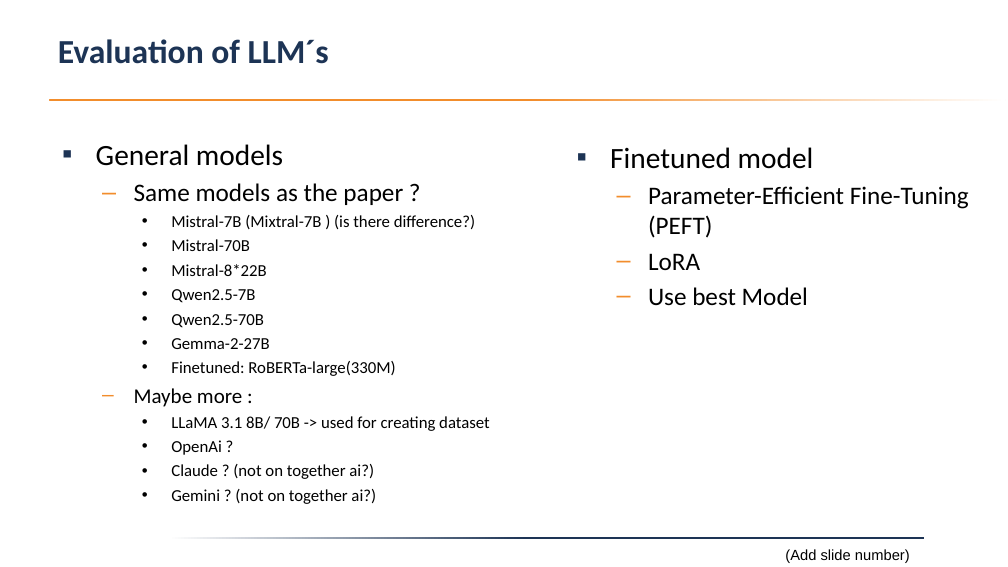
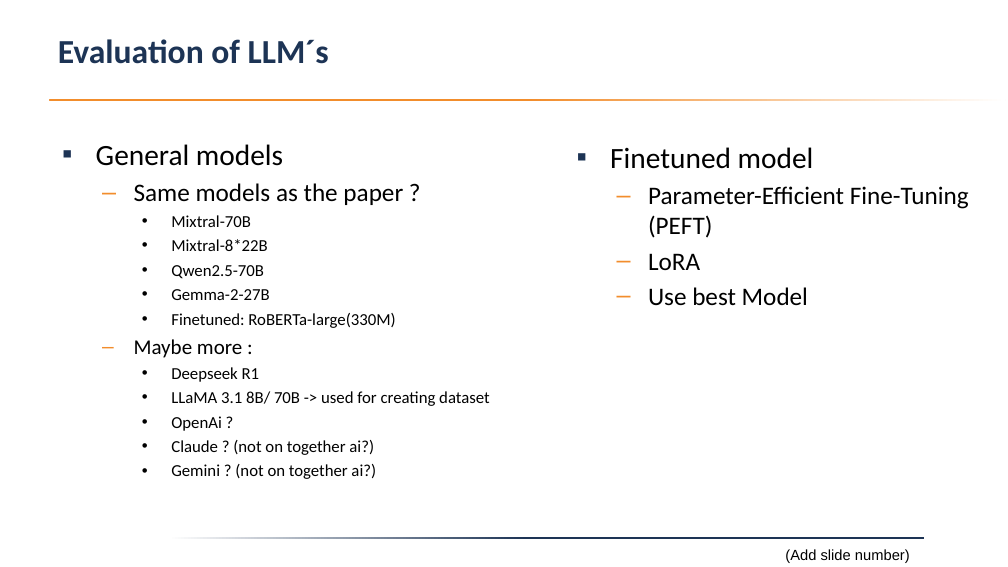
Before and after one commit to Fabianstw/RecencyQA_MultiEvent, a slide deck: slide 3 of plan/midpresentation.pptx. Drawn at 1008x567 pixels with LibreOffice and Linux fonts; fonts in the diff are those of the drawing; background and template pictures are left out. Boxes give left, top, right and bottom in pixels: in the first picture for what was removed or moved away, otherwise in the second. Text is boxed around its words. In the diff, an @@ line names an element or a change of style, - is before the commit and + after.

```diff
--- a/plan/midpresentation.pptx
+++ b/plan/midpresentation.pptx
@@ text at [171, 215, 267, 251]: text changed @@
-    • Mistral-7B (Mixtral-7B ) (is there difference?)
-    • Mistral-70B
-    • Mistral-8*22B
-    • Qwen2.5-7B
+    • Mixtral-70B
+    • Mixtral-8*22B
@@ text at [171, 367, 260, 382]: paragraph added @@
+    • Deepseek R1
```
Also in this commit, not shown: 4 other files.
